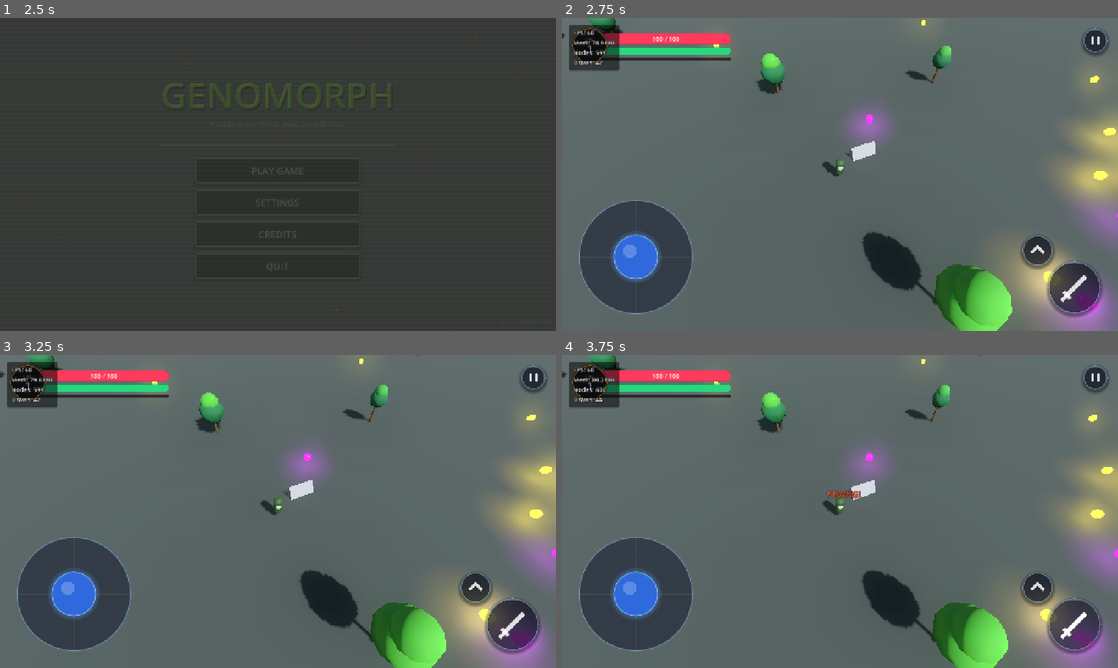
Above: before the commit, frames 1-4 (two rows, left to right).
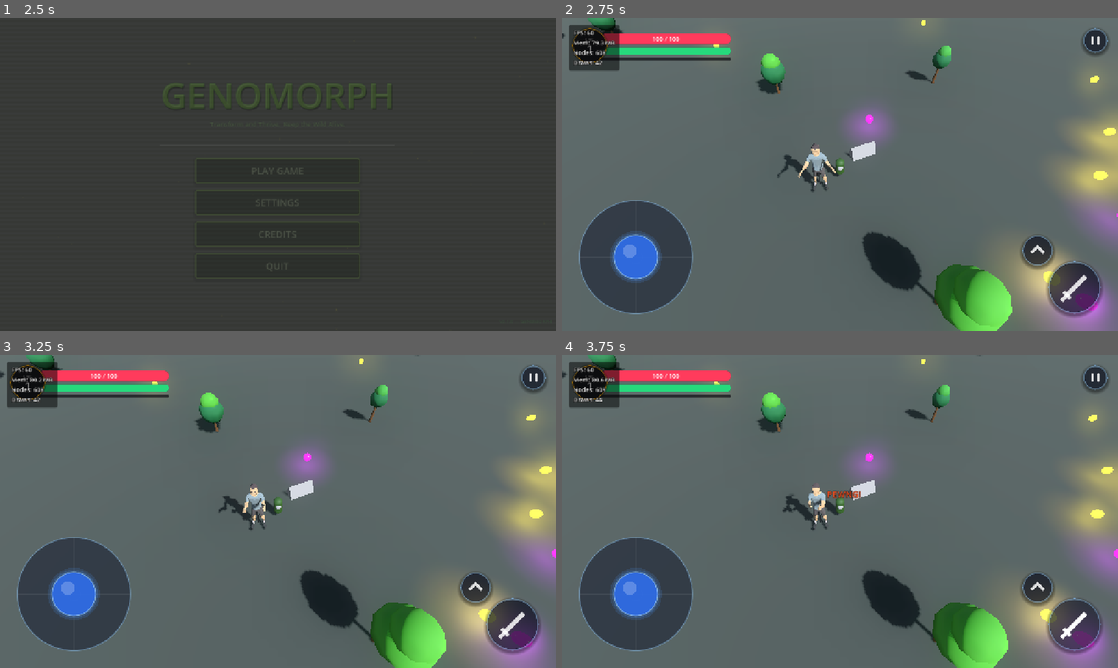
Above: after the commit, the same moments.

Repository: TradsKraken/GENOMORPH-
Game: Godot game, scene res://ui/main_menu.tscn
Two runs of this game, one before a commit and one after it. Both use one fixed random seed, a clock stepped at 60 frames per second and the inputs below.
Inputs (mouse positions are in pixels of both pictures, inside the frame that each line leads up to):
- Up to frame 1 (2.5 s): tap Enter (ui_accept) at 0.5, 0.77 s; move the mouse to (400, 158) at 0.52 s; hold Right (ui_right) 0.53-1.25 s; click (400, 158) at 0.67 s; click "PLAY GAME" at 1.25 s; click "PLAY GAME" at 2 s
- Up to frame 2 (2.75 s): no input
- Up to frame 3 (3.25 s): drag from (166, 527) to (250, 574) at 2.77 s
- Up to frame 4 (3.75 s): click (1073, 624) at 3.52 s

Frame 1 is identical in both runs. In frame 2, 0.5% of the frame differs, in the area x 6-50%, y 7-56%; in frame 3, 0.4%; in frame 4, 0.4%.

Commit message:
feat: add NPC clap animation and environment scene to level design

Diff:
--- a/levels/node_3d.tscn
+++ b/levels/node_3d.tscn
@@ -5,6 +5,7 @@
 [ext_resource type="Script" uid="uid://c4or157xwuy2k" path="res://ui/virtual_joystick.gd" id="3_joystick"]
 [ext_resource type="Script" uid="uid://1tkj0fahqgl2" path="res://levels/tree_spawner.gd" id="4_tree_spawner"]
 [ext_resource type="Script" uid="uid://doyuennmlsgvu" path="res://tools/perf_hud.gd" id="5_perf_hud"]
+[ext_resource type="PackedScene" uid="uid://dspfn6lejrk6i" path="res://player/player_(clap).tscn" id="6_qraxk"]
 
 [sub_resource type="ProceduralSkyMaterial" id="ProceduralSkyMaterial_1"]
 
@@ -2850,3 +2851,6 @@
 
 [node name="PerfHUD" type="CanvasLayer" parent="." unique_id=1995366968]
 script = ExtResource("5_perf_hud")
+
+[node name="Player (Clap)" parent="." unique_id=1938706111 instance=ExtResource("6_qraxk")]
+transform = Transform3D(1, 0, 0, 0, 1, 0, 0, 0, 1, -1.6390772, 0.5169997, 1.3138075)
--- /dev/null
+++ b/player/npc_clap.gd
@@ -0,0 +1,26 @@
+extends Node3D
+
+func _ready() -> void:
+	# Find the AnimationPlayer node recursively
+	var anim_player: AnimationPlayer = _find_anim_player(self)
+	if anim_player:
+		var anims = anim_player.get_animation_list()
+		for anim_name in anims:
+			# Skip the default RESET animation and play the actual animation
+			if anim_name != "RESET":
+				var anim = anim_player.get_animation(anim_name)
+				if anim:
+					# Enable looping on the animation data
+					anim.loop_mode = Animation.LOOP_LINEAR
+				# Play the animation
+				anim_player.play(anim_name)
+				break
+
+func _find_anim_player(node: Node) -> AnimationPlayer:
+	if node is AnimationPlayer:
+		return node
+	for child in node.get_children():
+		var result = _find_anim_player(child)
+		if result:
+			return result
+	return null
--- /dev/null
+++ b/player/player_(clap).tscn
@@ -0,0 +1,39 @@
+[gd_scene format=3 uid="uid://dspfn6lejrk6i"]
+
+[ext_resource type="PackedScene" uid="uid://ds6kyl03hkij1" path="res://player with rig/Untitled.fbx" id="1_ijh6s"]
+[ext_resource type="Script" uid="uid://cawahxp0f604b" path="res://player/npc_clap.gd" id="2_script"]
+
+[sub_resource type="CapsuleShape3D" id="CapsuleShape3D_npc"]
+height = 1.8
+
+[node name="Player (Clap)" unique_id=1938706111 instance=ExtResource("1_ijh6s")]
+script = ExtResource("2_script")
+
+[node name="Skeleton3D" parent="HumanArmature" parent_id_path=PackedInt32Array(1216043198) index="0" unique_id=1396135462]
+bones/0/rotation = Quaternion(0.0031175266, -0.015910735, 0.98124015, -0.19210674)
+bones/4/rotation = Quaternion(0.011243575, -8.3191196e-07, 2.7605085e-09, 0.9999368)
+bones/5/rotation = Quaternion(0.08210643, 8.078302e-06, 0.00014098368, 0.9966236)
+bones/6/rotation = Quaternion(-0.115399, -0.00019848658, 0.0030009258, 0.99331474)
+bones/10/rotation = Quaternion(-0.5641519, -0.31250522, -0.6732207, 0.3617279)
+bones/11/rotation = Quaternion(-0.033604722, -0.017689133, -0.18155004, 0.98264825)
+bones/12/rotation = Quaternion(-0.09158767, 0.011810835, -0.0010548992, 0.99572647)
+bones/14/rotation = Quaternion(-0.62735057, 0.010713686, -0.10510321, 0.77153736)
+bones/17/rotation = Quaternion(0.12704958, 0.8886139, -0.12711912, 0.42197692)
+bones/18/rotation = Quaternion(0.41400623, 0.83793473, -0.1769521, -0.3084677)
+bones/22/rotation = Quaternion(-0.59656274, 0.3500507, 0.63685316, 0.34058124)
+bones/23/rotation = Quaternion(-0.036639024, -0.03563859, 0.059278063, 0.9969321)
+bones/25/rotation = Quaternion(0.0334309, 0.009061575, -0.0004784293, 0.99939984)
+bones/26/rotation = Quaternion(-0.19468148, 0.86344665, 0.034098506, 0.4641081)
+bones/27/rotation = Quaternion(-0.091929, 0.855665, 0.5031189, 0.07910799)
+bones/30/rotation = Quaternion(-0.56752104, 0.020629264, 0.058192298, 0.82104087)
+bones/33/rotation = Quaternion(-0.7533159, -0.15353487, 0.07632986, 0.6349141)
+bones/34/rotation = Quaternion(0.23033911, -5.2638174e-09, -2.0576731e-08, 0.9731105)
+bones/38/rotation = Quaternion(-0.7799282, 0.005369121, 0.018671695, 0.6255674)
+bones/39/rotation = Quaternion(0.24660245, -9.525923e-08, 1.5616288e-09, 0.96911675)
+
+[node name="StaticBody3D" type="StaticBody3D" parent="." index="2" unique_id=519325850]
+transform = Transform3D(1, 0, 0, 0, 1, 0, 0, 0, 1, 0, 0.9, 0)
+
+[node name="CollisionShape3D" type="CollisionShape3D" parent="StaticBody3D" index="0" unique_id=1457299008]
+transform = Transform3D(1.555, 0, 0, 0, 2.58, 0, 0, 0, 1.555, 0, 1.405, 0)
+shape = SubResource("CapsuleShape3D_npc")
Not shown, added: player/npc_clap.gd.uid
